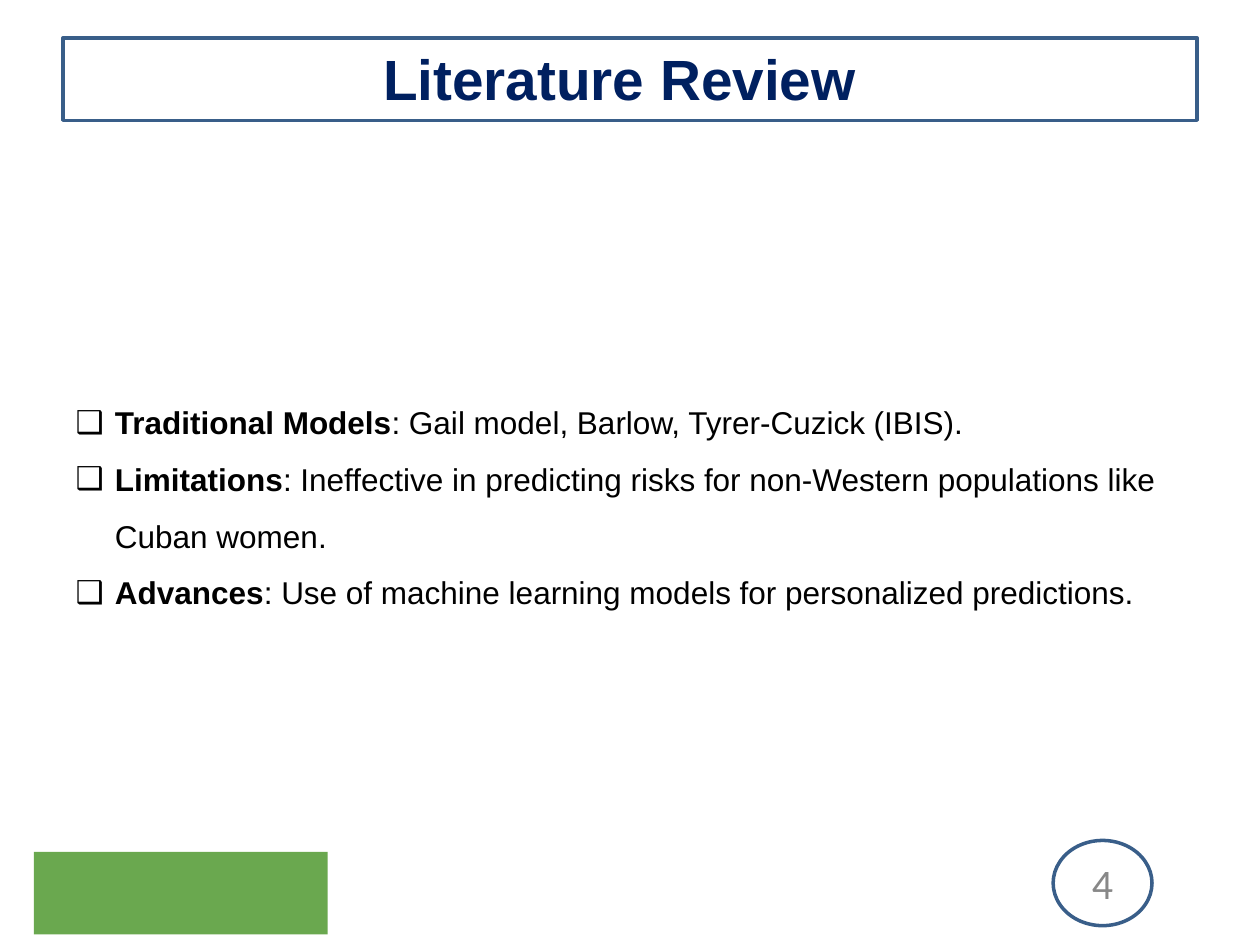
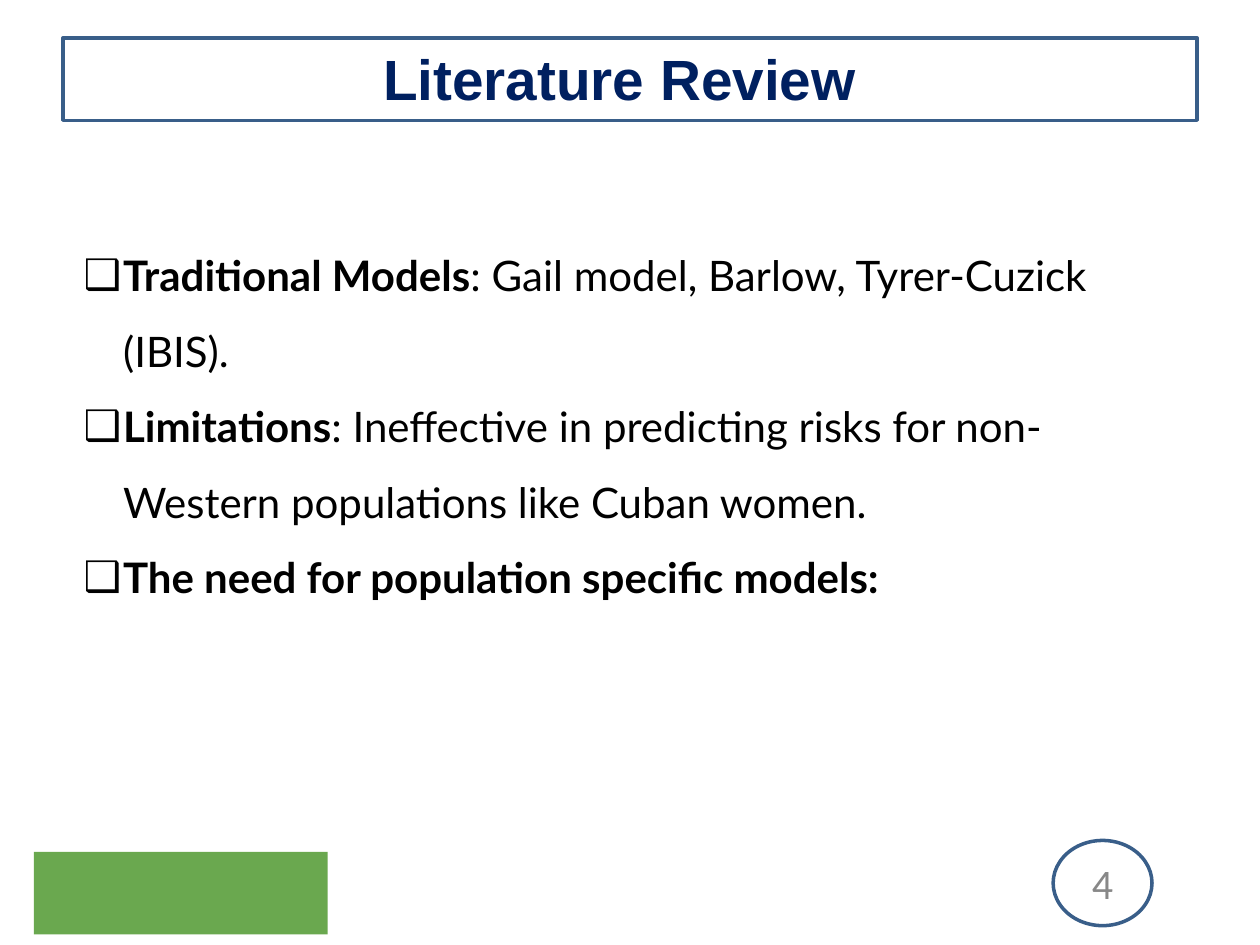
Before and after one commit to uginm102/MCSC-MUK, a slide deck: slide 4 of MCS7103-MachineLearning/Presentation.pptx. Drawn at 1260x945 pixels with LibreOffice and Linux fonts; fonts in the diff are those of the drawing; background and template pictures are left out. Boxes give left, top, right and bottom in pixels: in the first picture for what was removed or moved away, otherwise in the second. Text is boxed around its words. In the diff, an @@ line names an element or a change of style, - is before the commit and + after.

```diff
--- a/MCS7103-MachineLearning/Presentation.pptx
+++ b/MCS7103-MachineLearning/Presentation.pptx
@@ text "Traditional Models: Gail model, Barlow, ..." moved from (x1=115, y1=411, x2=1155, y2=610) to (x1=123, y1=259, x2=1087, y2=600) @@
@@ text at (x1=123, y1=259, x2=1087, y2=526): size 18 to 24 pt, font Arial to Lato in "Traditional Models: Gail model, Barlow, Tyrer-Cuzick (IBIS).", "Limitations: Ineffective in predicting risks for non-Western ..." @@
@@ text at (x1=123, y1=561, x2=879, y2=600): text changed; size 18 to 24 pt; font Arial to Lato; bold on @@
-❑ Advances: Use of machine learning models for personalized predictions.
+❑ The need for population specific models:
```
Also in this commit, not shown: 10 other slides changed, 9 slides added, 4 slides removed, 1 other file.
